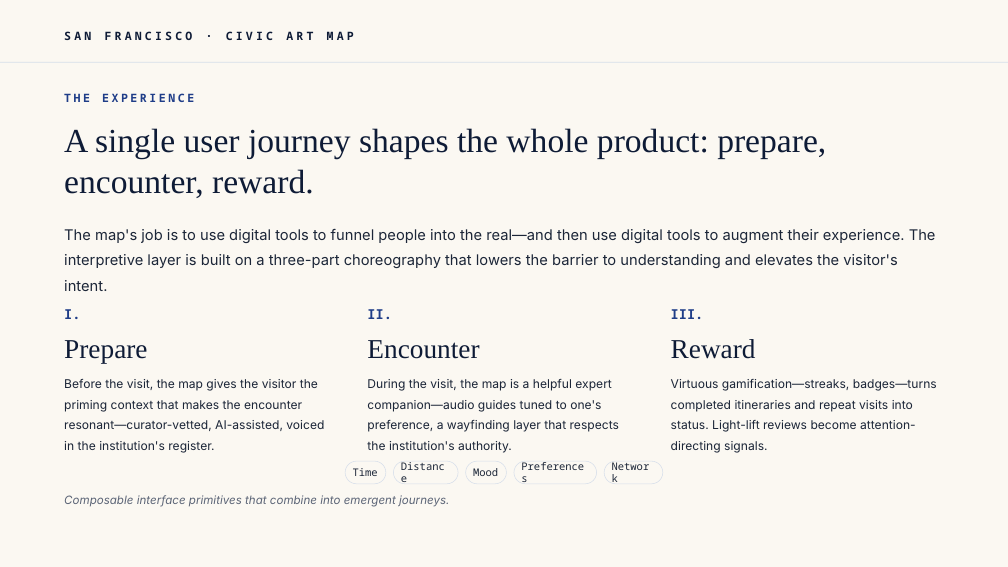
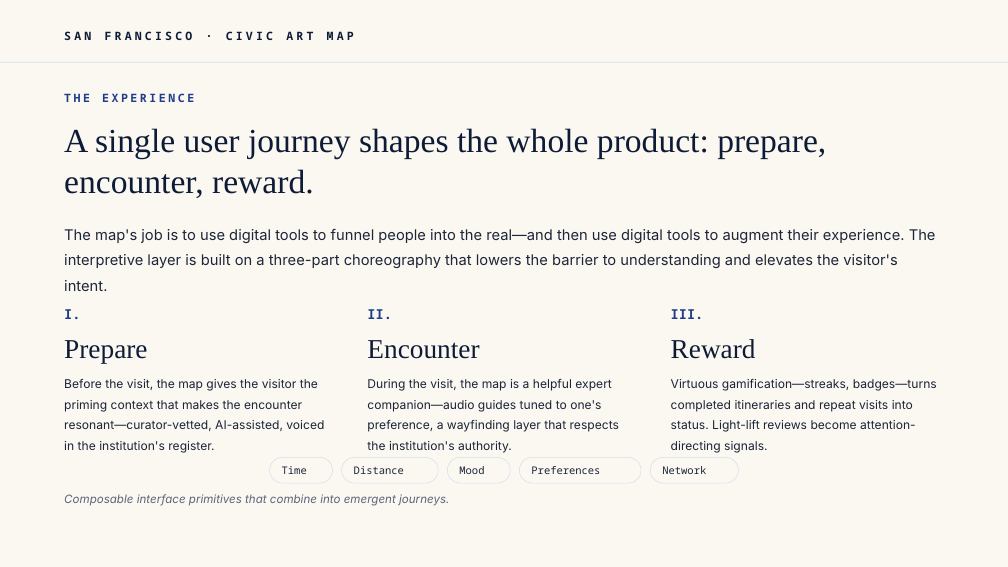
Before and after one commit to amgoldstein6/sf-civic-art-map, a slide deck: slide 6 of sf-civic-art-map.pptx. Drawn at 1008x567 pixels with LibreOffice and Linux fonts; fonts in the diff are those of the drawing. Boxes give left, top, right and bottom in pixels: in the first picture for what was removed or moved away, otherwise in the second. Text is boxed around its words. In the diff, an @@ line names an element or a change of style, - is before the commit and + after.

```diff
--- a/sf-civic-art-map.pptx
+++ b/sf-civic-art-map.pptx
@@ rounded rectangle "Time": place and size @@
-rounded rectangle "Time" at [346, 461, 386, 484]
+rounded rectangle "Time" at [270, 457, 333, 483]
@@ rounded rectangle "Distance": place and size @@
-rounded rectangle "Distance" at [393, 461, 458, 484]
+rounded rectangle "Distance" at [342, 457, 439, 483]
@@ rounded rectangle "Mood": place and size @@
-rounded rectangle "Mood" at [466, 461, 507, 484]
+rounded rectangle "Mood" at [448, 457, 510, 483]
@@ rounded rectangle "Preferences": place and size @@
-rounded rectangle "Preferences" at [514, 461, 597, 484]
+rounded rectangle "Preferences" at [520, 457, 641, 483]
@@ rounded rectangle "Network": place and size @@
-rounded rectangle "Network" at [604, 461, 663, 484]
+rounded rectangle "Network" at [650, 457, 739, 483]
```
Also in this commit, not shown: 7 other slides changed, 1 other file.
